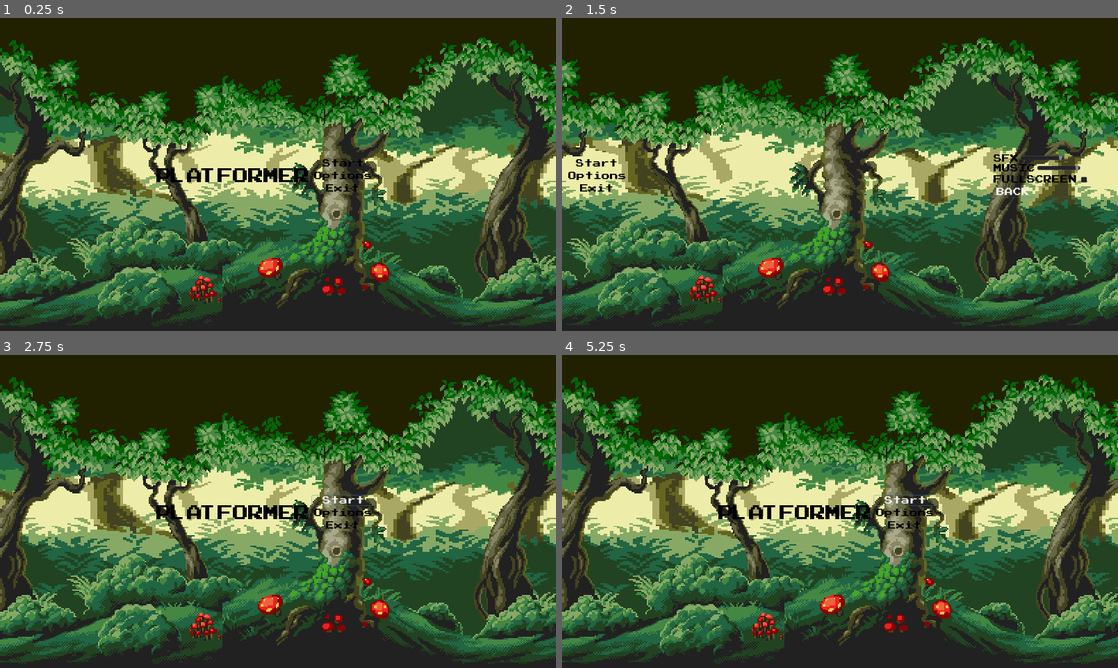
Above: before the commit, frames 1-4 (two rows, left to right).
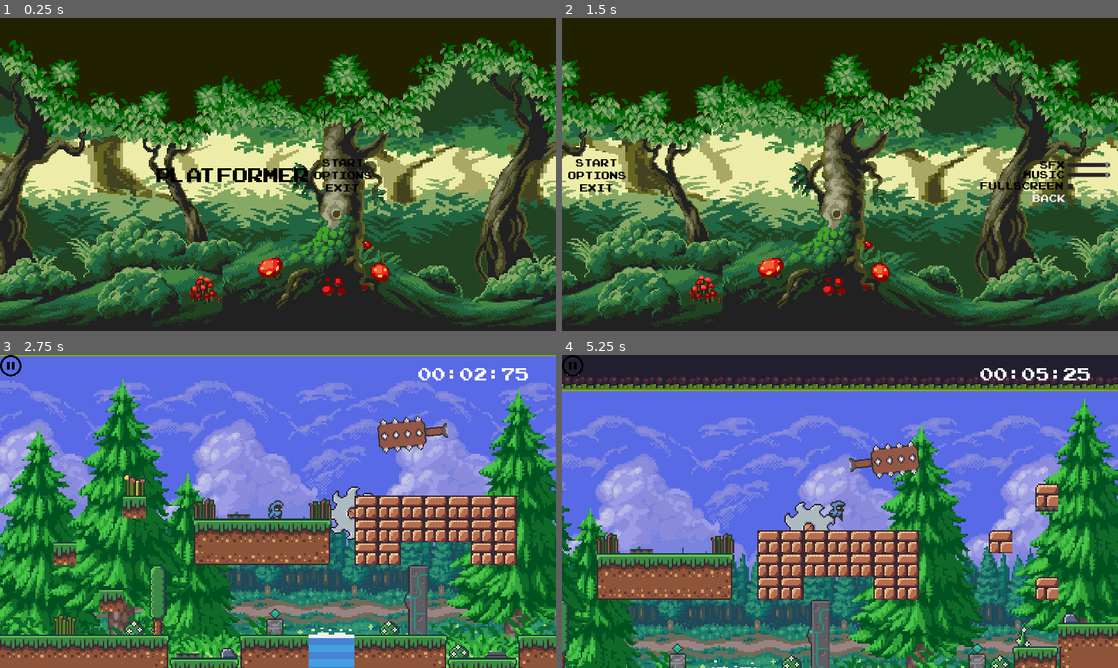
Above: after the commit, the same moments.

Repository: riltho1/Godot-repository
Game: Godot game, scene res://Scenes/TitleMenu.tscn
Same seed, same stepped clock (60 frames per second), same inputs: the game is played once before the commit and once after it. The project has no main scene, so this scene is started directly. Sound files missing from this copy of the repository are replaced by a short silence.
Inputs (mouse positions are in pixels of both pictures, inside the frame that each line leads up to):
- Up to frame 1 (0.25 s): no input
- Up to frame 2 (1.5 s): click "Options" (after the commit: "OPTIONS") at 0.5 s; click "BACK" at 1.25 s
- Up to frame 3 (2.75 s): click "Start" (after the commit: "START") at 2 s
- Up to frame 4 (5.25 s): click (573, 364) at 2.77 s; click "Start" (after the commit: "START") at 3.5 s; hold D (right) from 4.28 s (still down); tap Z (zoom) at 4.35, 5.1 s; tap W (jump) at 4.52 s

The runs differ from the first frame. In frame 1, 0.1% of the frame differs, in the area x 58-67%, y 45-56%; in frame 2, 1.5%; in frame 3, 99%; in frame 4, 100%, in the area x 0-100%, y 0-100%.

Commit message:
MainMenuComplete_PauseButtonAdded

Diff:
--- a/Character Control/Scenes/TitleMenu.tscn
+++ b/Character Control/Scenes/TitleMenu.tscn
@@ -142,7 +142,7 @@
 margin_bottom = 26.0
 custom_colors/font_color = Color( 0, 0, 0, 1 )
 custom_fonts/font = SubResource( 2 )
-text = "Start"
+text = "START"
 flat = true
 icon_align = 1
 
@@ -152,7 +152,7 @@
 margin_bottom = 56.0
 custom_colors/font_color = Color( 0, 0, 0, 1 )
 custom_fonts/font = SubResource( 3 )
-text = "Options"
+text = "OPTIONS"
 flat = true
 
 [node name="Exit" type="Button" parent="Main Menu/CenterContainer/HBoxContainer/CenterContainer/VBoxContainer"]
@@ -161,39 +161,42 @@
 margin_bottom = 86.0
 custom_colors/font_color = Color( 0, 0, 0, 1 )
 custom_fonts/font = SubResource( 4 )
-text = "Exit"
+text = "EXIT"
 flat = true
 
 [node name="OptionsMenu" type="MarginContainer" parent="."]
-margin_left = 1664.0
-margin_top = 256.0
-margin_right = 1963.0
-margin_bottom = 471.0
+margin_left = 1672.0
+margin_top = 272.0
+margin_right = 1972.0
+margin_bottom = 487.0
 
 [node name="CenterContainer" type="CenterContainer" parent="OptionsMenu"]
-margin_right = 299.0
+margin_right = 300.0
 margin_bottom = 215.0
+rect_min_size = Vector2( 200, 0 )
 
 [node name="VBoxContainer" type="VBoxContainer" parent="OptionsMenu/CenterContainer"]
-margin_left = 35.0
 margin_top = 56.0
-margin_right = 263.0
+margin_right = 300.0
 margin_bottom = 158.0
+rect_min_size = Vector2( 300, 0 )
 
 [node name="HBoxContainer" type="HBoxContainer" parent="OptionsMenu/CenterContainer/VBoxContainer"]
-margin_right = 228.0
+margin_right = 300.0
 margin_bottom = 20.0
+alignment = 2
 
 [node name="Label" type="Label" parent="OptionsMenu/CenterContainer/VBoxContainer/HBoxContainer"]
-margin_right = 60.0
+margin_left = 136.0
+margin_right = 196.0
 margin_bottom = 20.0
 custom_colors/font_color = Color( 0, 0, 0, 1 )
 custom_fonts/font = SubResource( 9 )
 text = "SFX"
 
 [node name="SFXSlider" type="HSlider" parent="OptionsMenu/CenterContainer/VBoxContainer/HBoxContainer"]
-margin_left = 64.0
-margin_right = 164.0
+margin_left = 200.0
+margin_right = 300.0
 margin_bottom = 16.0
 rect_min_size = Vector2( 100, 0 )
 max_value = 1.0
@@ -202,19 +205,22 @@
 
 [node name="HBoxContainer2" type="HBoxContainer" parent="OptionsMenu/CenterContainer/VBoxContainer"]
 margin_top = 24.0
-margin_right = 228.0
+margin_right = 300.0
 margin_bottom = 44.0
+alignment = 2
 
 [node name="Label" type="Label" parent="OptionsMenu/CenterContainer/VBoxContainer/HBoxContainer2"]
-margin_right = 100.0
+margin_left = 96.0
+margin_right = 196.0
 margin_bottom = 20.0
 custom_colors/font_color = Color( 0, 0, 0, 1 )
 custom_fonts/font = SubResource( 10 )
 text = "MUSIC"
+align = 2
 
 [node name="MusicSlider" type="HSlider" parent="OptionsMenu/CenterContainer/VBoxContainer/HBoxContainer2"]
-margin_left = 104.0
-margin_right = 204.0
+margin_left = 200.0
+margin_right = 300.0
 margin_bottom = 16.0
 rect_min_size = Vector2( 100, 0 )
 max_value = 1.0
@@ -223,7 +229,7 @@
 
 [node name="HBoxContainer3" type="HBoxContainer" parent="OptionsMenu/CenterContainer/VBoxContainer"]
 margin_top = 48.0
-margin_right = 228.0
+margin_right = 300.0
 margin_bottom = 72.0
 
 [node name="Label" type="Label" parent="OptionsMenu/CenterContainer/VBoxContainer/HBoxContainer3"]
@@ -233,6 +239,7 @@
 custom_colors/font_color = Color( 0, 0, 0, 1 )
 custom_fonts/font = SubResource( 11 )
 text = "FULLSCREEN"
+align = 2
 
 [node name="CheckBox" type="CheckBox" parent="OptionsMenu/CenterContainer/VBoxContainer/HBoxContainer3"]
 margin_left = 204.0
@@ -241,13 +248,12 @@
 
 [node name="Back" type="Button" parent="OptionsMenu/CenterContainer/VBoxContainer"]
 margin_top = 76.0
-margin_right = 228.0
+margin_right = 300.0
 margin_bottom = 102.0
 custom_colors/font_color = Color( 0, 0, 0, 1 )
 custom_fonts/font = SubResource( 12 )
-text = "BACK"
-flat = true
-align = 0
+text = " BACK"
+flat = true
 icon_align = 1
 
 [node name="Camera2D" type="Camera2D" parent="."]
@@ -281,6 +287,7 @@
 texture = ExtResource( 3 )
 centered = false
 
+[connection signal="pressed" from="Main Menu/CenterContainer/HBoxContainer/CenterContainer/VBoxContainer/Start" to="." method="_on_Start_pressed"]
 [connection signal="pressed" from="Main Menu/CenterContainer/HBoxContainer/CenterContainer/VBoxContainer/Options" to="." method="_on_Options_pressed"]
 [connection signal="value_changed" from="OptionsMenu/CenterContainer/VBoxContainer/HBoxContainer/SFXSlider" to="." method="_on_SFXSlider_value_changed"]
 [connection signal="value_changed" from="OptionsMenu/CenterContainer/VBoxContainer/HBoxContainer2/MusicSlider" to="." method="_on_MusicSlider_value_changed"]
--- a/Character Control/Scenes/World.tscn
+++ b/Character Control/Scenes/World.tscn
@@ -16,6 +16,7 @@
 [ext_resource path="res://Scenes/SavePoint.tscn" type="PackedScene" id=14]
 [ext_resource path="res://Scenes/Waterfall.tscn" type="PackedScene" id=15]
 [ext_resource path="res://Sprites/Backgrounds/env-preview.png" type="Texture" id=16]
+[ext_resource path="res://Sprites/pause.png" type="Texture" id=17]
 
 [sub_resource type="ConvexPolygonShape2D" id=32]
 points = PoolVector2Array( 0, 0, 16, 0, 16, 16, 0, 16 )
@@ -727,8 +728,16 @@
 text = "00:00:00"
 align = 2
 
+[node name="MenuButton" type="MenuButton" parent="CanvasLayer/Control"]
+margin_right = 1000.0
+margin_bottom = 986.0
+rect_scale = Vector2( 0.05, 0.05 )
+icon = ExtResource( 17 )
+
 [node name="SavePoint2" parent="." instance=ExtResource( 14 )]
 position = Vector2( 232, 182 )
 
+[connection signal="pressed" from="CanvasLayer/Control/MenuButton" to="." method="_on_MenuButton_pressed"]
+
 [editable path="SpinningBlade"]
 [editable path="DoorAndButton"]
--- a/Character Control/Scripts/TitleMenu.gd
+++ b/Character Control/Scripts/TitleMenu.gd
@@ -23,3 +23,7 @@
 		OS.window_fullscreen = true
 	else:
 		OS.window_fullscreen = false
+
+
+func _on_Start_pressed():
+	get_tree().change_scene("res://Scenes/World.tscn")
--- a/Character Control/Scripts/World.gd
+++ b/Character Control/Scripts/World.gd
@@ -12,3 +12,7 @@
 
 func _on_Area2D_body_entered(body):
 	pass
+
+
+func _on_MenuButton_pressed():
+	get_tree().change_scene("res://Scenes/TitleMenu.tscn")
Not shown: 1 places in Character Control/Scenes/World.tscn that only renumber resources
Binary file added: Character Control/Sprites/pause.png
Not shown, added: Character Control/Sprites/pause.png.import
Not shown, added: Thumbs.db
Not shown, added: pause.png
